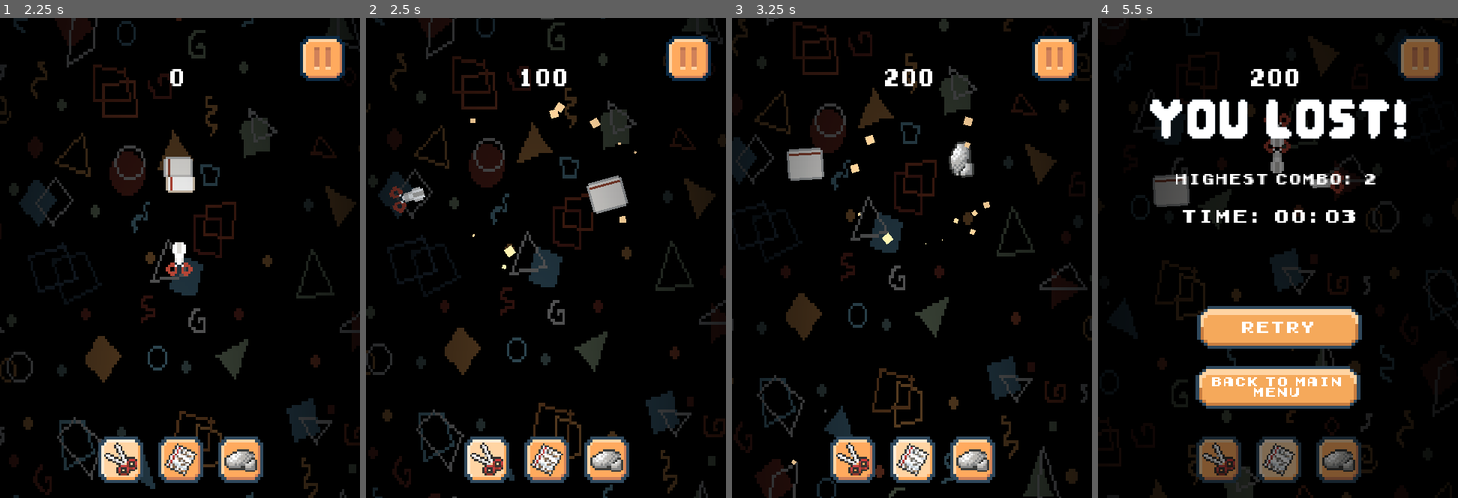
Above: before the commit, frames 1-4 (left to right).
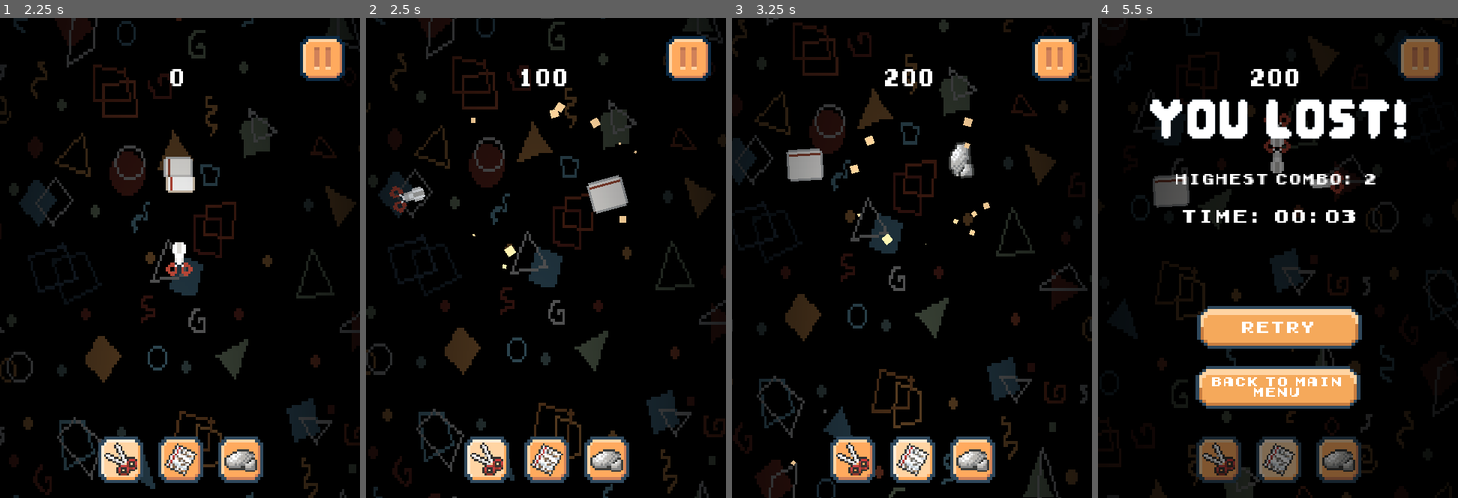
Above: after the commit, the same moments.

Repository: WebsterMiguelle/UnnamedRPS_MockProject
Game: Godot game, scene res://Menus/main_menu.tscn
Two runs of this game, one before a commit and one after it. Both use one fixed random seed, a clock stepped at 60 frames per second and the inputs below.
Inputs (mouse positions are in pixels of both pictures, inside the frame that each line leads up to):
- Up to frame 1 (2.25 s): click "START" at 0.5 s; click "START" at 1.25 s; click (122, 459) at 2 s
- Up to frame 2 (2.5 s): no input
- Up to frame 3 (3.25 s): click (912, 459) at 2.75 s
- Up to frame 4 (5.5 s): click (1339, 459) at 3.5 s; click (1220, 459) at 4.25 s; click (1278, 459) at 5 s

Frame 1 is identical in both runs. In frame 2, 1.2% of the frame differs, in the area x 0-100%, y 0-100%; in frame 3, 2.8%; in frame 4, 0.4%.

Commit message:
Fixed Stretching Resolution During Full Screen

Diff:
--- a/Scripts/background.gd
+++ b/Scripts/background.gd
@@ -308,7 +308,7 @@
 			enemy.is_clashed = true
 			player_shape.is_clashed = true
 			resolve_rps(player_shape.type_name, enemy.type_name, player_shape.global_position)
-			var shake_power = clamp(score_multiplier * 0.1, 0.2, 0.6)
+			var shake_power = clamp(score_multiplier * 0.1, 0.1, 0.3)
 			shake_camera.add_trauma(shake_power)
 			var tween = create_tween()
 			tween.tween_property(Engine, "time_scale", 0.1, 0)
--- a/project.godot
+++ b/project.godot
@@ -7,6 +7,10 @@
 ;   param=value ; assign values to parameters
 
 config_version=5
+
+[accessibility]
+
+general/updates_per_second=30
 
 [application]
 
@@ -20,8 +24,8 @@
 
 window/size/viewport_width=480
 window/size/viewport_height=640
+window/size/resizable=false
 window/stretch/mode="viewport"
-window/stretch/aspect="expand"
 window/handheld/orientation=1
 
 [gui]
Not shown, changed: RPS Clash.exe
Not shown, changed: RPS Clash.pck
